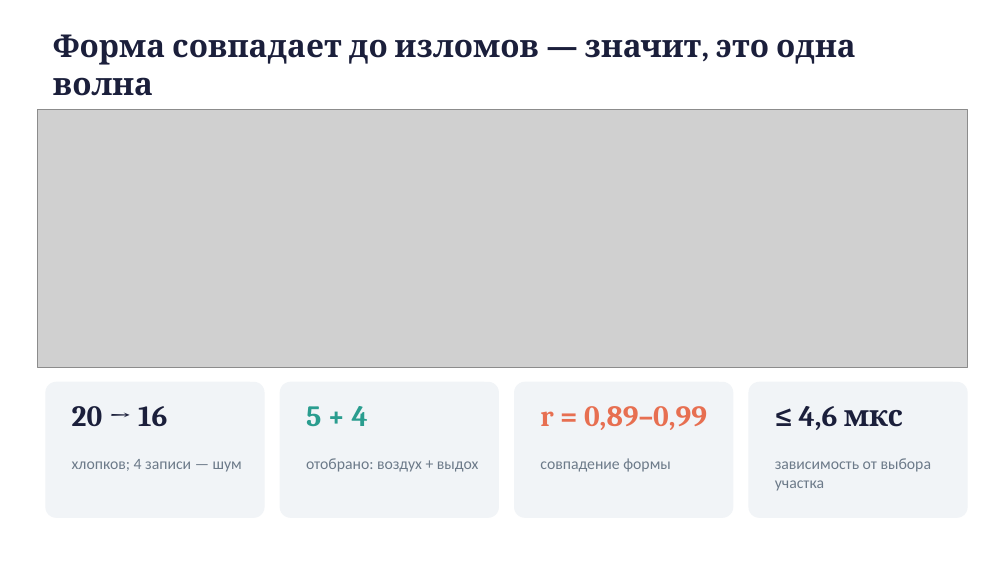
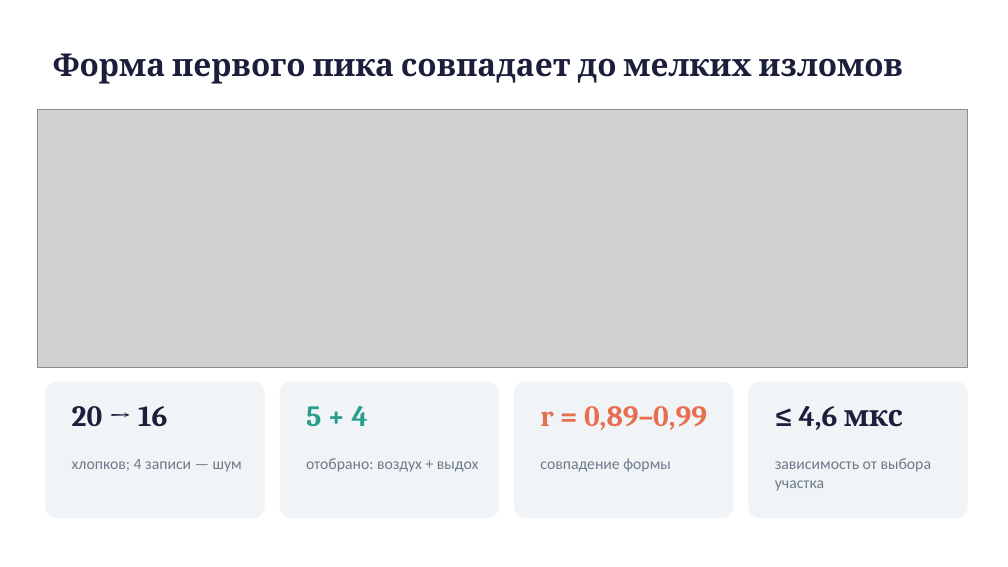
Before and after one commit to Zemiiil/sound-velocity, a slide deck: slide 7 of sound/report/sound-presentation.pptx (slide 6 before the commit). Drawn at 1008x567 pixels with LibreOffice and Linux fonts; fonts in the diff are those of the drawing; grey boxes stand for pictures. Boxes give left, top, right and bottom in pixels: in the first picture for what was removed or moved away, otherwise in the second. Text is boxed around its words. In the diff, an @@ line names an element or a change of style, - is before the commit and + after.

```diff
--- a/sound/report/sound-presentation.pptx
+++ b/sound/report/sound-presentation.pptx
@@ title at bbox=[53, 53, 903, 84]: text changed @@
-Форма совпадает до изломов — значит, это одна волна
+Форма первого пика совпадает до мелких изломов
```
Also in this commit, not shown: 1 other slide changed, 2 slides added, 1 slide removed, 1 other file.
